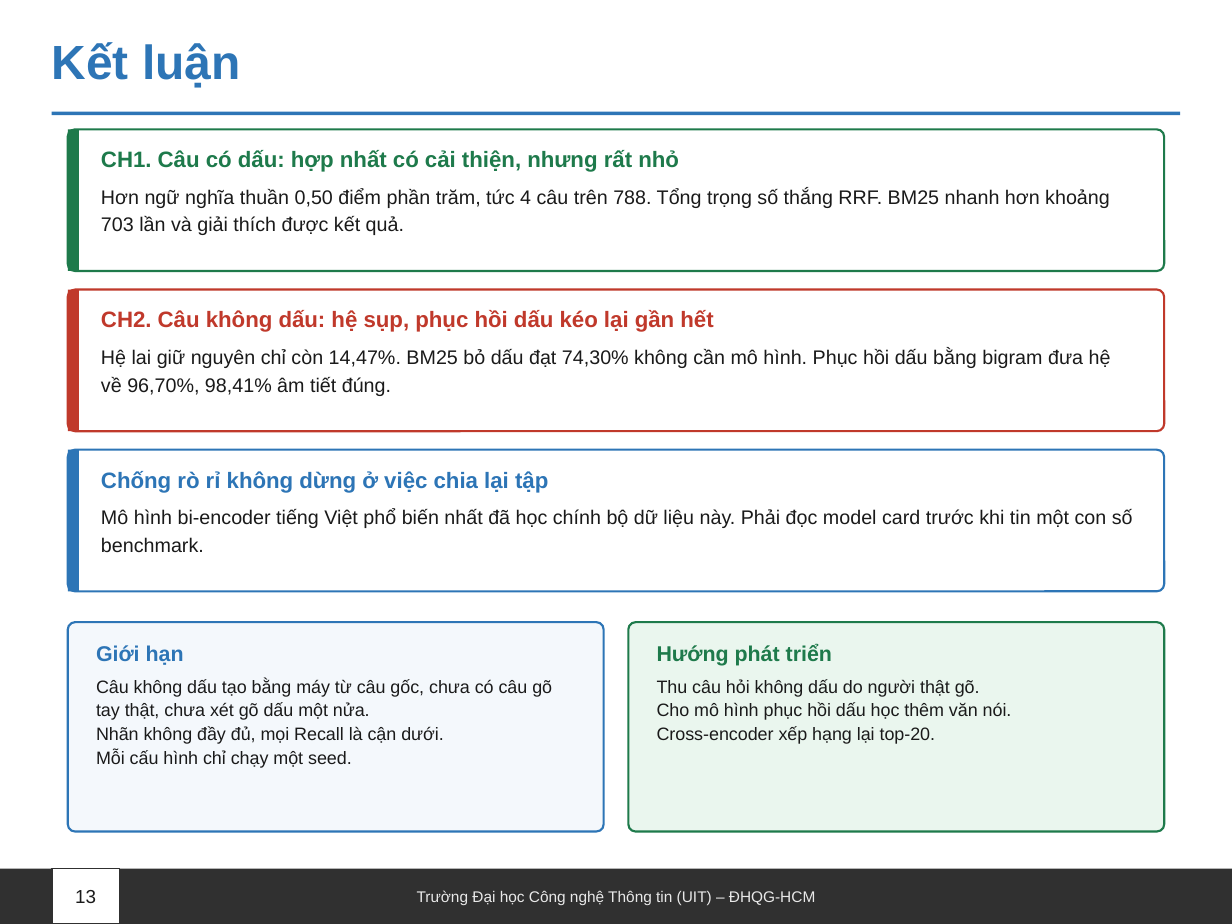
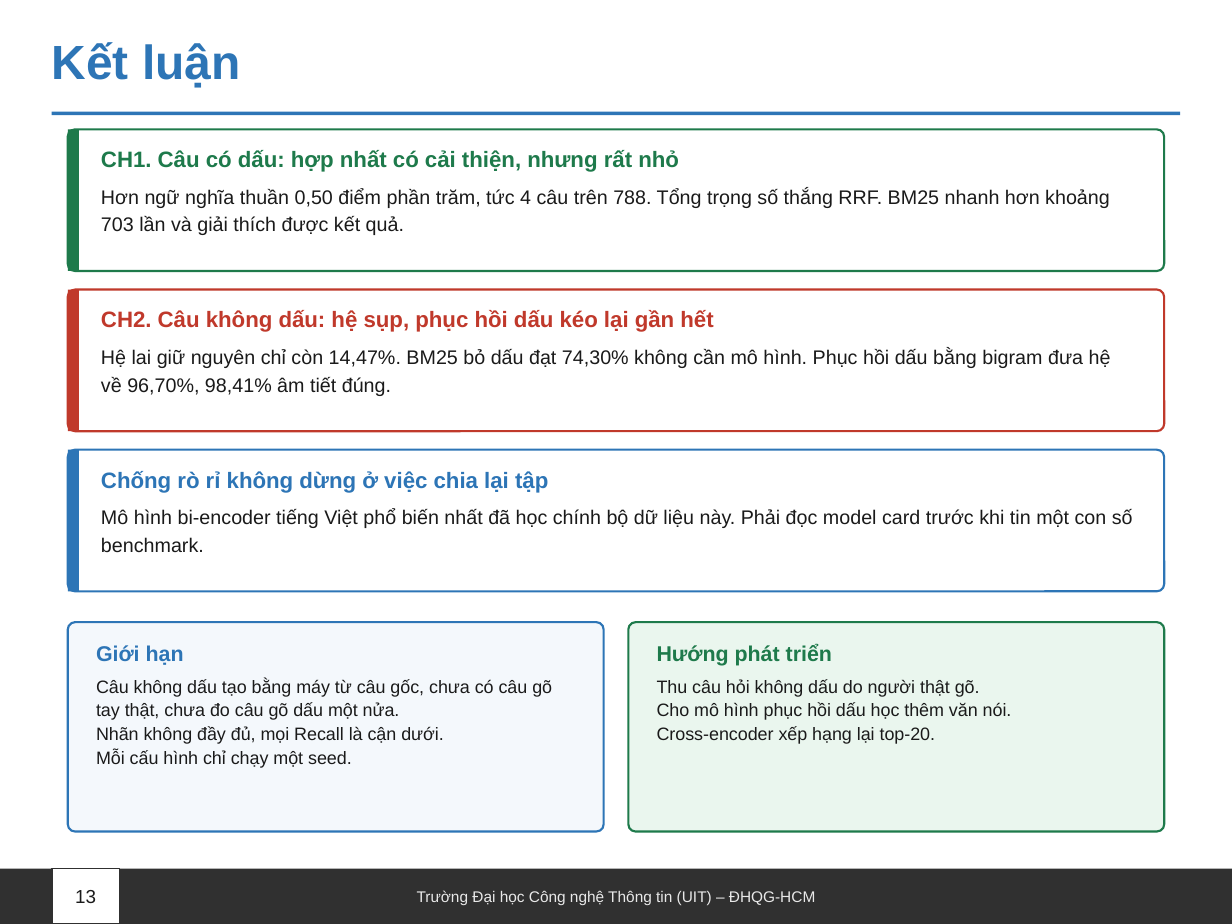
Before and after one commit to Messiac24/vietnamese-legal-retrieval-khong-dau, a slide deck: slide 13 of docs/slides/Nhom09_XLNNTN_BaoCao.pptx. Drawn at 1232x924 pixels with LibreOffice and Linux fonts; fonts in the diff are those of the drawing. Boxes give left, top, right and bottom in pixels: in the first picture for what was removed or moved away, otherwise in the second. Text is boxed around its words. In the diff, an @@ line names an element or a change of style, - is before the commit and + after.

```diff
--- a/docs/slides/Nhom09_XLNNTN_BaoCao.pptx
+++ b/docs/slides/Nhom09_XLNNTN_BaoCao.pptx
@@ text at (x1=96, y1=679, x2=552, y2=720): text changed @@
-Câu không dấu tạo bằng máy từ câu gốc, chưa có câu gõ tay thật, chưa xét gõ dấu một nửa.
+Câu không dấu tạo bằng máy từ câu gốc, chưa có câu gõ tay thật, chưa đo câu gõ dấu một nửa.
```
Also in this commit, not shown: 5 other files.
